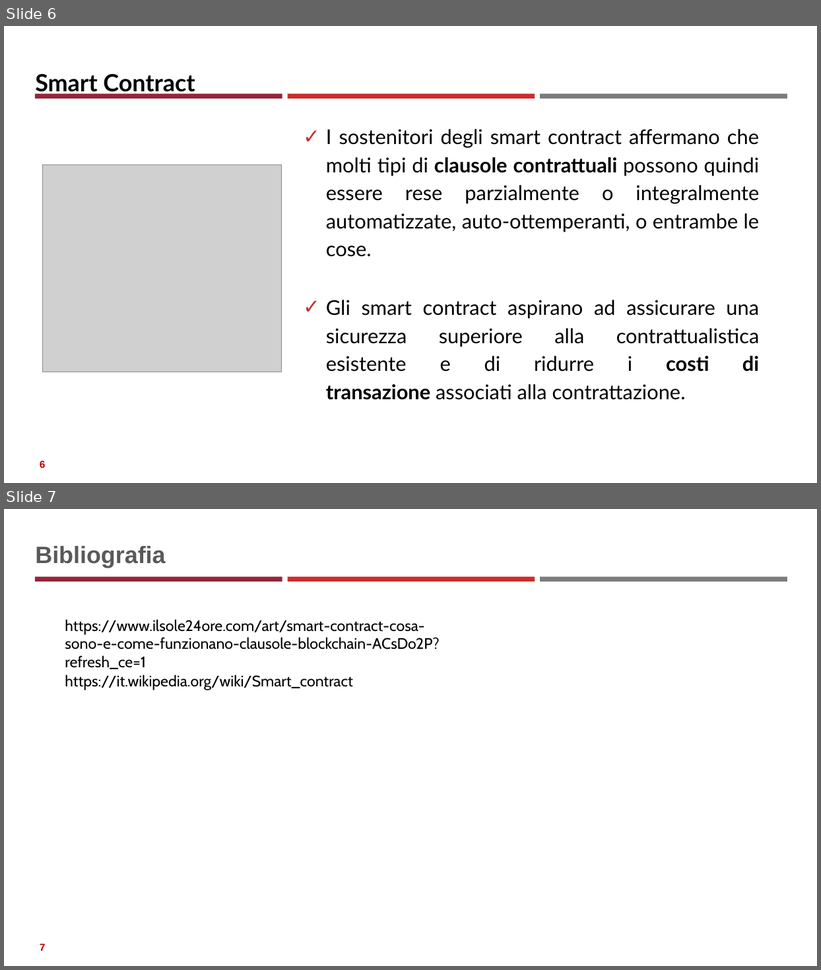
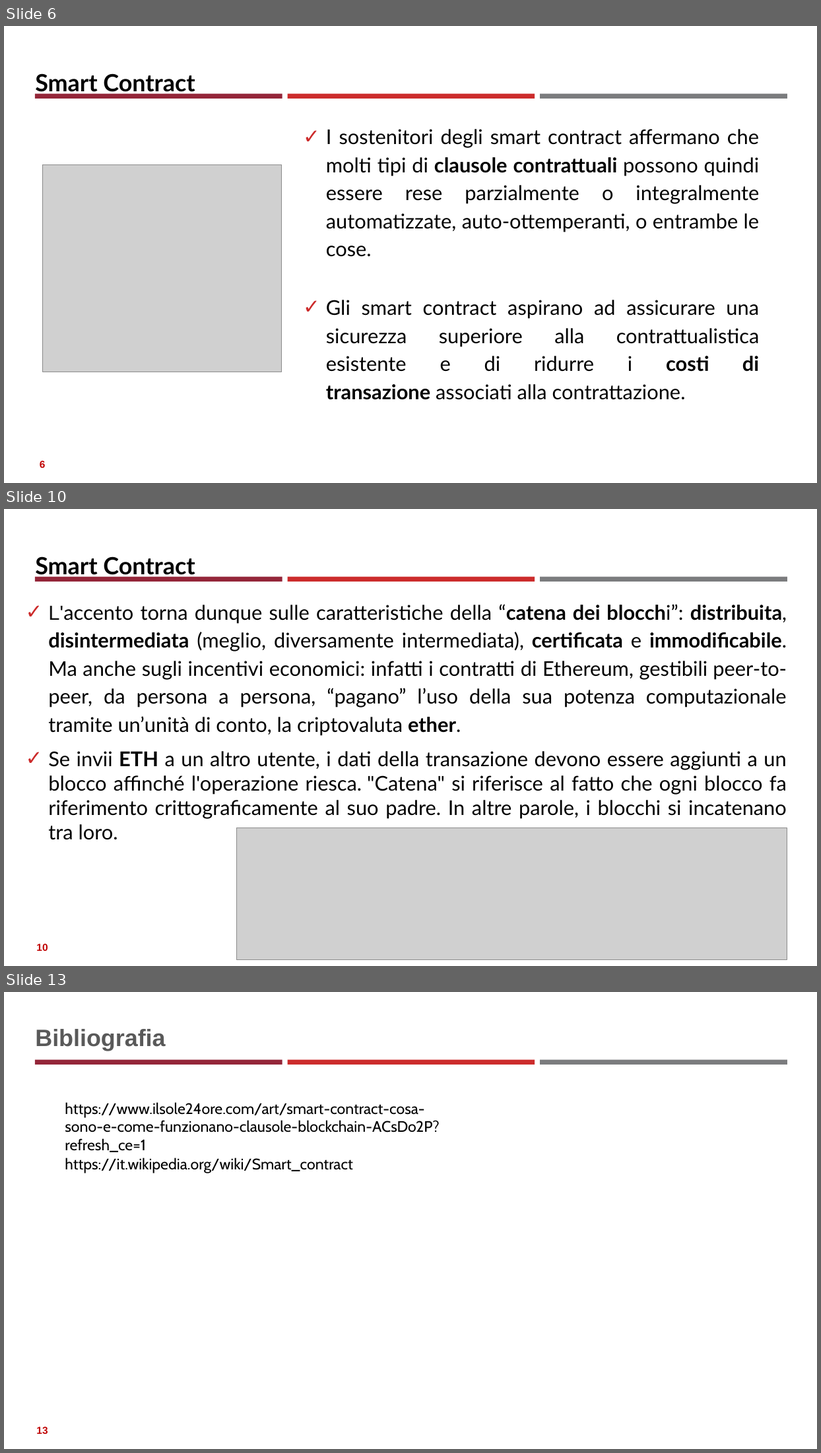
Before and after one commit to neural1977/data_science_interview_material, a slide deck: Assicurazioni/Smart Contract_ita.pptx. Shown one above the other, each under a label of ours: slides 6 and 7 before the commit, slides 6, 10 and 13 after it; the slides between them are not shown. The pictures are 821x970 and 821x1453 pixels, drawn with LibreOffice and Linux fonts; fonts in the diff are those of the drawing; grey boxes stand for pictures. Boxes give left, top, right and bottom in pixels: in the first picture for what was removed or moved away, otherwise in the second. Text is boxed around its words. In the diff, an @@ line names an element or a change of style, - is before the commit and + after.

```diff
--- a/Assicurazioni/Smart Contract_ita.pptx
+++ b/Assicurazioni/Smart Contract_ita.pptx
@@ slide 10 added at box(4, 509, 817, 966), background #FFFFFF; not listed: 3 template elements that a slide beside it also shows @@
@@ title added at box(35, 557, 195, 579), 28 pt, text #000000, bold @@
+Smart Contract
@@ text added at box(48, 604, 787, 840), 24 pt, text #000000 @@
+✓ L'accento torna dunque sulle caratteristiche della “catena dei blocchi”: distribuita, disintermediata (meglio, diversamente intermediata), certificata e immodificabile. Ma anche sugli incentivi economici: infatti i contratti di Ethereum, gestibili peer-to-peer, da persona a persona, “pagano” l’uso della sua potenza computazionale tramite un’unità di conto, la criptovaluta ether.
+✓ Se invii ETH a un altro utente, i dati della transazione devono essere aggiunti a un blocco affinché l'operazione riesca. "Catena" si riferisce al fatto che ogni blocco fa riferimento crittograficamente al suo padre. In altre parole, i blocchi si incatenano tra loro.
@@ picture added at box(237, 828, 787, 960) @@
@@ page number added at box(36, 944, 48, 951), 12 pt, text #C00000, bold @@
+10
@@ what was slide 7 is now slide 13 @@
@@ page number at box(36, 1427, 48, 1434): text changed @@
-7
+13
```
Also in this commit, not shown: 5 other slides added, 1 other file.
